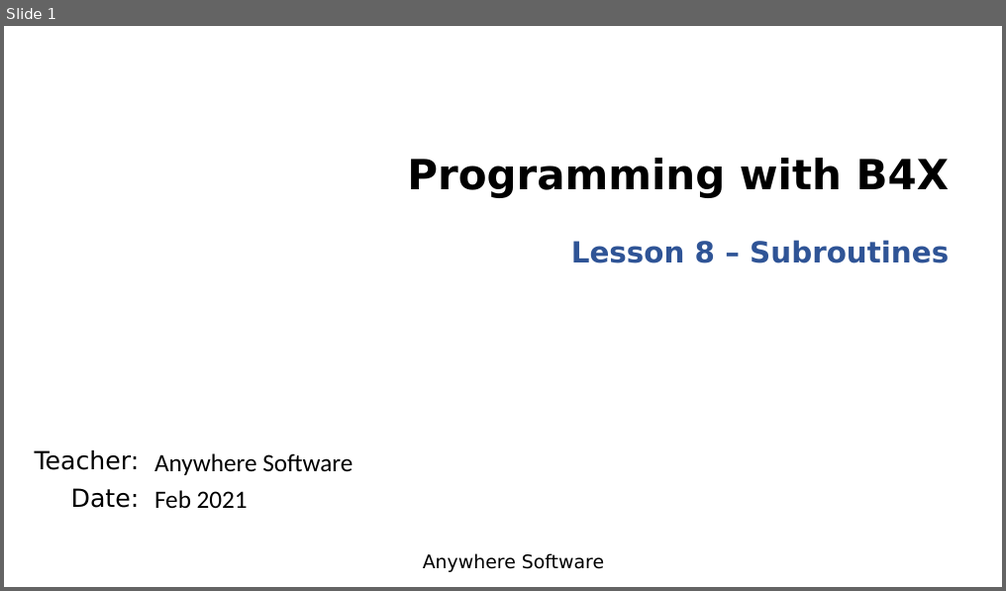
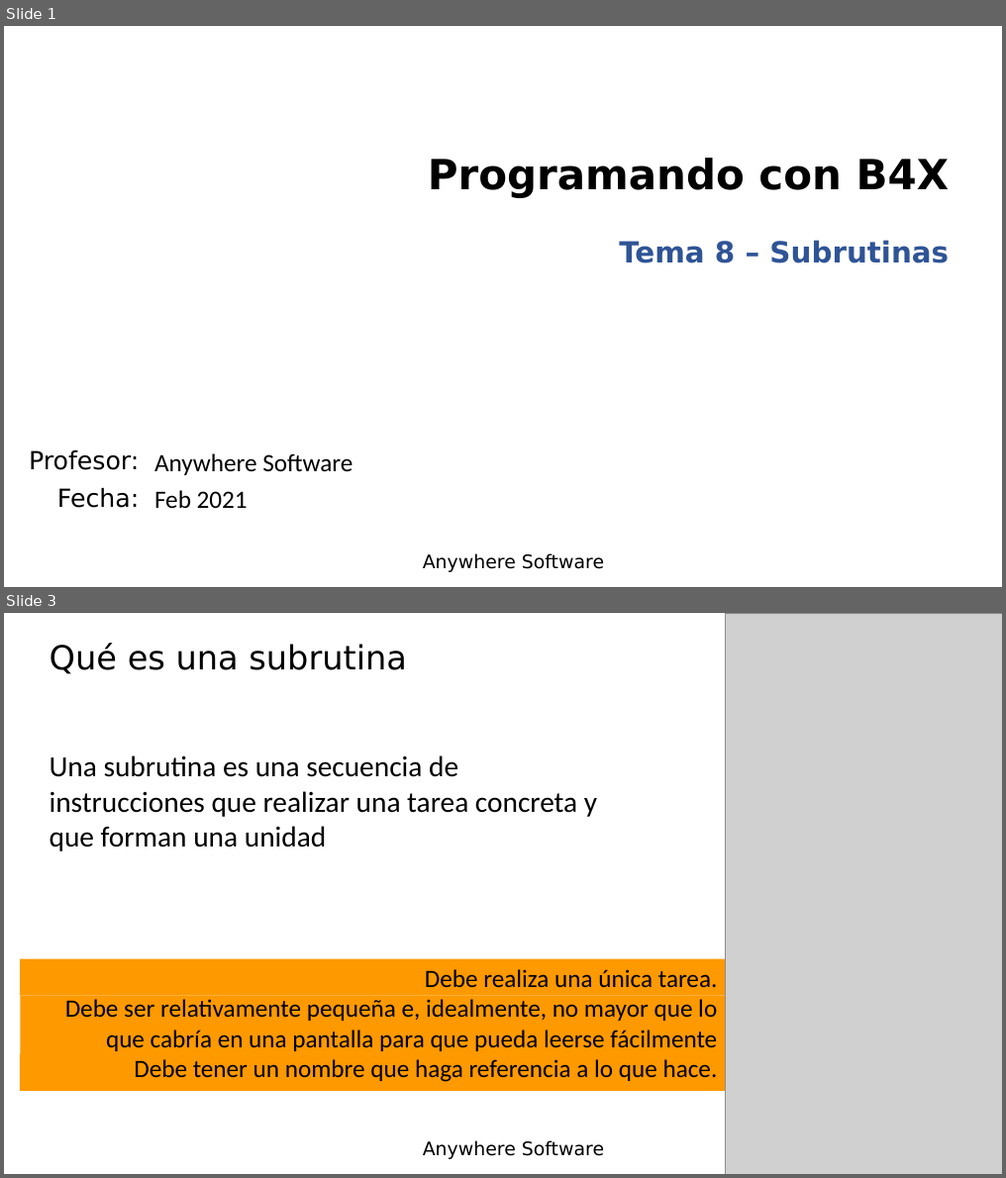
Before and after one commit to Lamashino/Teaching-B4J, a slide deck: Tema 8 - Subrutinas/Lesson8 - Subroutines.pptx. Shown one above the other, each under a label of ours: slide 1 before the commit, slides 1 and 3 after it; the slides between them are not shown. The pictures are 1006x591 and 1006x1178 pixels, drawn with LibreOffice and Linux fonts; fonts in the diff are those of the drawing; grey boxes stand for pictures; background and template pictures are left out. Boxes give left, top, right and bottom in pixels: in the first picture for what was removed or moved away, otherwise in the second. Text is boxed around its words. In the diff, an @@ line names an element or a change of style, - is before the commit and + after.

```diff
--- a/Tema 8 - Subrutinas/Lesson8 - Subroutines.pptx
+++ b/Tema 8 - Subrutinas/Lesson8 - Subroutines.pptx
@@ slide 3 added at [4, 613, 1002, 1174], background picture (left out); not listed: 1 template element that a slide beside it also shows @@
@@ picture added at [725, 613, 1002, 1174] @@
@@ title added at [50, 643, 407, 674], 32 pt, text #000000 @@
+Qué es una subrutina
@@ text added at [50, 756, 597, 852], 28 pt, text #000000 @@
+Una subrutina es una secuencia de instrucciones que realizar una tarea concreta y que forman una unidad
@@ rectangle added at [20, 959, 725, 996], fill #FE9900 @@
@@ rectangle added at [21, 996, 726, 1055], fill #FE9900 @@
@@ text added at [65, 969, 718, 1082], 24 pt, text #000000 @@
+Debe realiza una única tarea.
+Debe ser relativamente pequeña e, idealmente, no mayor que lo que cabría en una pantalla para que pueda leerse fácilmente
+Debe tener un nombre que haga referencia a lo que hace.
@@ rectangle added at [20, 1055, 725, 1091], fill #FE9900 @@
@@ slide 1 changed as well @@
@@ title at [428, 158, 948, 198]: text changed @@
-Programming with B4X
+Programando con B4X
@@ subtitle at [619, 240, 948, 264]: text changed @@
-Lesson 8 – Subroutines
+Tema 8 – Subrutinas
@@ text at [29, 451, 139, 508]: text changed @@
-Teacher:
-Date:
+Profesor:
+Fecha:
```
Also in this commit, not shown: 3 other slides changed, 6 other slides added, 7 slides removed, 2 other files.
